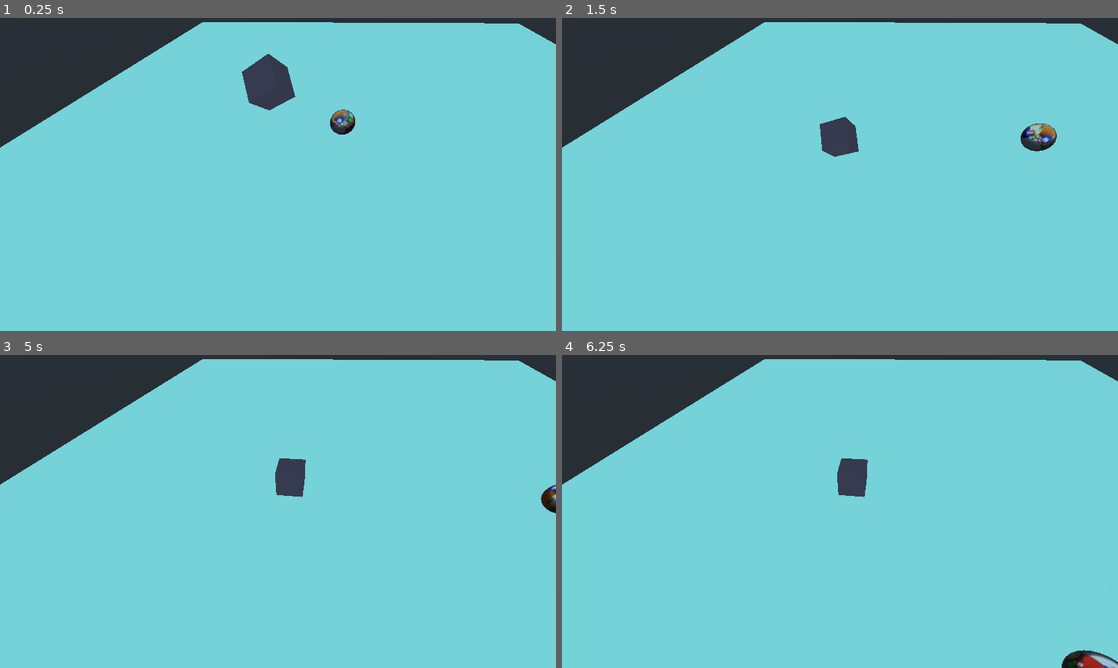
Above: before the commit, frames 1-4 (two rows, left to right).
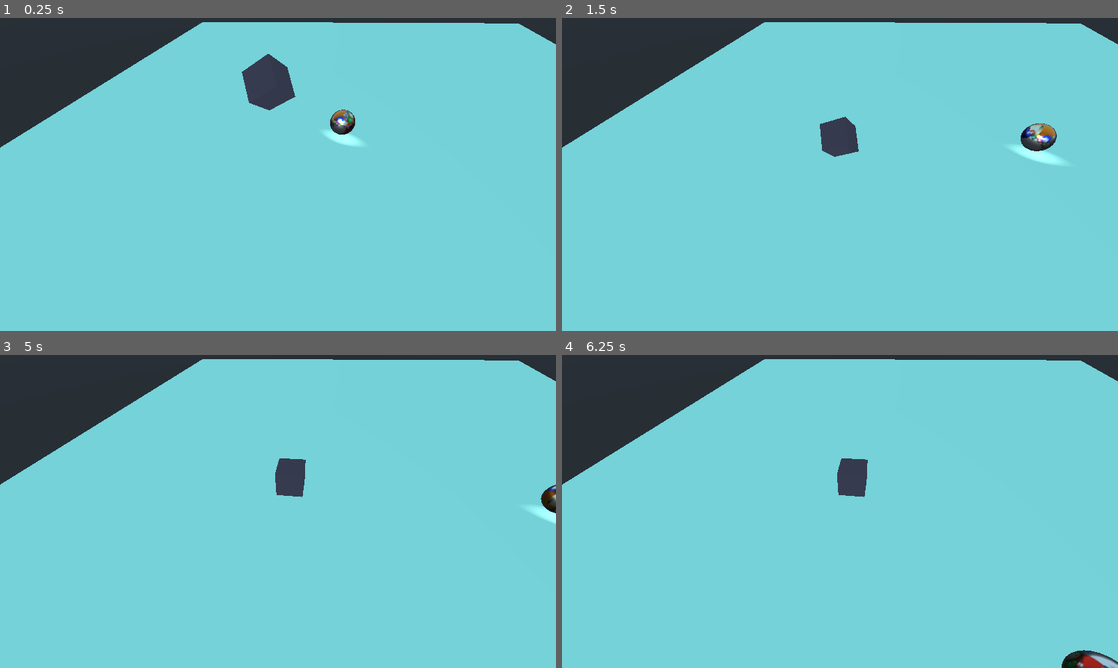
Above: after the commit, the same moments.

Repository: abbydomi/Godot-learning-project-anjuu
Game: Godot game, scene res://Level.tscn
Two runs of this game, one before a commit and one after it. Both use one fixed random seed, a clock stepped at 60 frames per second and the inputs below. The project has no main scene, so this scene is started directly.
Inputs:
- Up to frame 1 (0.25 s): no input
- Up to frame 2 (1.5 s): hold Right (ui_right) 0.53-1.28 s; hold Down (ui_down) from 1.28 s (still down)
- Up to frame 3 (5 s): release Down (ui_down) at 2.03 s; hold Right (ui_right) 2.03-2.78 s; tap Enter at 2.75, 4.25 s; hold Up (ui_up) 2.78-3.53 s; tap Space at 3.5 s; hold Left (ui_left) from 3.53 s (still down)
- Up to frame 4 (6.25 s): release Left (ui_left) at 5.03 s; hold Down (ui_down) 5.03-5.78 s; hold Right (ui_right) from 5.78 s (still down)

The runs differ from the first frame. In frame 1, 0.2% of the frame differs, in the area x 58-65%, y 31-41%; in frame 2, 0.3%, in the area x 80-91%, y 36-47%; in frame 3, 0.1%; in frame 4, less than 0.1%.

Commit message:
added a light to the player

Diff:
--- a/Level.tscn
+++ b/Level.tscn
@@ -30,22 +30,27 @@
 
 [node name="CollisionShape" type="CollisionShape" parent="StaticBody"]
 transform = Transform( 1, 0, 0, 0, 1, 0, 0, 0, 1, 0, 0, -0.00316806 )
-shape = SubResource( 3 )
+shape = SubResource( 1 )
 
 [node name="MeshInstance" type="MeshInstance" parent="StaticBody"]
-transform = Transform( 1, 0, 0, 0, 1, 0, 0, 0, 1, 0, 0, 0 )
-mesh = SubResource( 4 )
+mesh = SubResource( 3 )
 material/0 = null
 
 [node name="Player" parent="." instance=ExtResource( 1 )]
 transform = Transform( 0.999999, 0, 0, 0, 1, 0, 0, 0, 1, 3.49486, 1.03462, 0.877805 )
 
+[node name="SpotLight" type="SpotLight" parent="Player"]
+transform = Transform( -0.346703, 0.278103, -0.8958, 0.100379, 0.960551, 0.259355, 0.932589, 7.85354e-09, -0.360941, -3.29013, 2.30041, -0.877805 )
+light_energy = 16.0
+light_indirect_energy = 6.98
+light_specular = 1.0
+
 [node name="RigidBody2" type="RigidBody" parent="."]
 transform = Transform( 0.677754, 0.735199, 0.0114862, -0.62439, 0.567214, 0.537034, 0.388311, -0.371149, 0.843483, -0.34673, 6.0443, -3.99716 )
 
 [node name="CollisionShape" type="CollisionShape" parent="RigidBody2"]
-shape = SubResource( 6 )
+shape = SubResource( 4 )
 
 [node name="MeshInstance" type="MeshInstance" parent="RigidBody2"]
-mesh = SubResource( 7 )
-material/0 = SubResource( 8 )
+mesh = SubResource( 5 )
+material/0 = SubResource( 6 )
Not shown: 1 places in Level.tscn that only renumber resources
